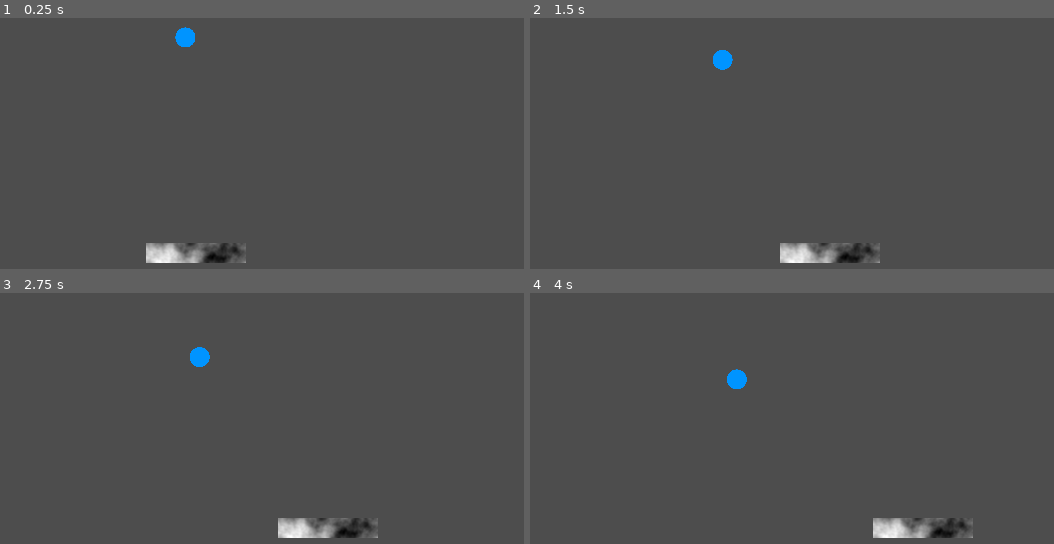
Above: before the commit, frames 1-4 (two rows, left to right).
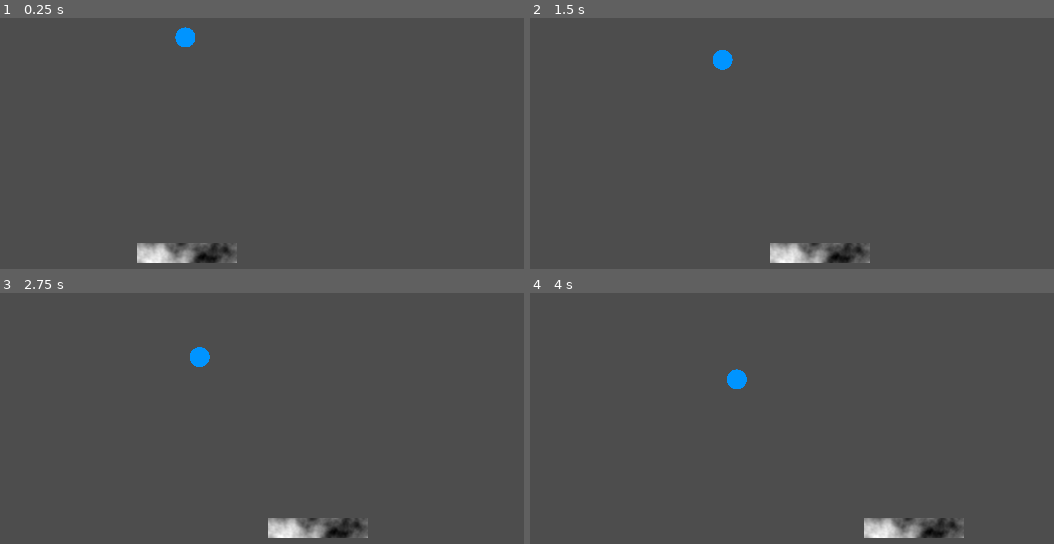
Above: after the commit, the same moments.

Repository: dadames/GMTK2024
Game: Godot game, scene res://Game/test_area.tscn
The game is run twice, just before and just after one commit, with the same random seed, the same clock (stepped at 60 frames per second) and the same inputs. This scene is started directly instead of the project's main scene.
Inputs:
- Up to frame 1 (0.25 s): no input
- Up to frame 2 (1.5 s): hold Right (ui_right) 0.53-1.28 s; hold Left (ui_left) from 1.28 s (still down)
- Up to frame 3 (2.75 s): release Left (ui_left) at 2.03 s; hold Right (ui_right) from 2.03 s (still down)
- Up to frame 4 (4 s): release Right (ui_right) at 3.53 s; hold Left (ui_left) from 3.53 s (still down)

The runs differ from the first frame. In frame 1, 0.8% of the frame differs, in the area x 26-47%, y 89-98%; in frame 2, 0.8%; in frame 3, 0.8%, in the area x 51-73%, y 89-98%; in frame 4, 0.8%.

Commit message:
Update test_area.tscn

Diff:
--- a/Game/test_area.tscn
+++ b/Game/test_area.tscn
@@ -1,7 +1,9 @@
-[gd_scene load_steps=4 format=3 uid="uid://cmuayt7np4lt1"]
+[gd_scene load_steps=6 format=3 uid="uid://cmuayt7np4lt1"]
 
 [ext_resource type="PackedScene" uid="uid://bjx5beibty7lr" path="res://Game/Paddle/paddle.tscn" id="1_3oi57"]
+[ext_resource type="Script" path="res://Game/Levels/level.gd" id="1_akrbi"]
 [ext_resource type="PackedScene" uid="uid://cik3us1ca1grp" path="res://Game/Ball/ball.tscn" id="1_p3k5k"]
+[ext_resource type="PackedScene" uid="uid://l2cyu1no2u1i" path="res://Game/Brick/brick.tscn" id="4_03qye"]
 
 [sub_resource type="PhysicsMaterial" id="PhysicsMaterial_wnjhu"]
 friction = 0.0
@@ -13,10 +15,19 @@
 position = Vector2(640, 256)
 
 [node name="Paddle" parent="." instance=ExtResource("1_3oi57")]
-position = Vector2(660, 608)
+position = Vector2(645, 608)
 
 [node name="StaticBody2D" type="StaticBody2D" parent="."]
 physics_material_override = SubResource("PhysicsMaterial_wnjhu")
 
 [node name="CollisionPolygon2D" type="CollisionPolygon2D" parent="StaticBody2D"]
 polygon = PackedVector2Array(0, 712, 1280, 712, 1280, -8, 24, 0, 24, -32, 1328, -40, 1304, 736, -32, 736, -32, -48, 0, 0)
+
+[node name="Level" type="Node2D" parent="." groups=["Level"]]
+scale = 10
+script = ExtResource("1_akrbi")
+scale = 10
+
+[node name="Brick" parent="Level" instance=ExtResource("4_03qye")]
+position = Vector2(480, 304)
+color = Color(0.169077, 0.272924, 0.734172, 1)
